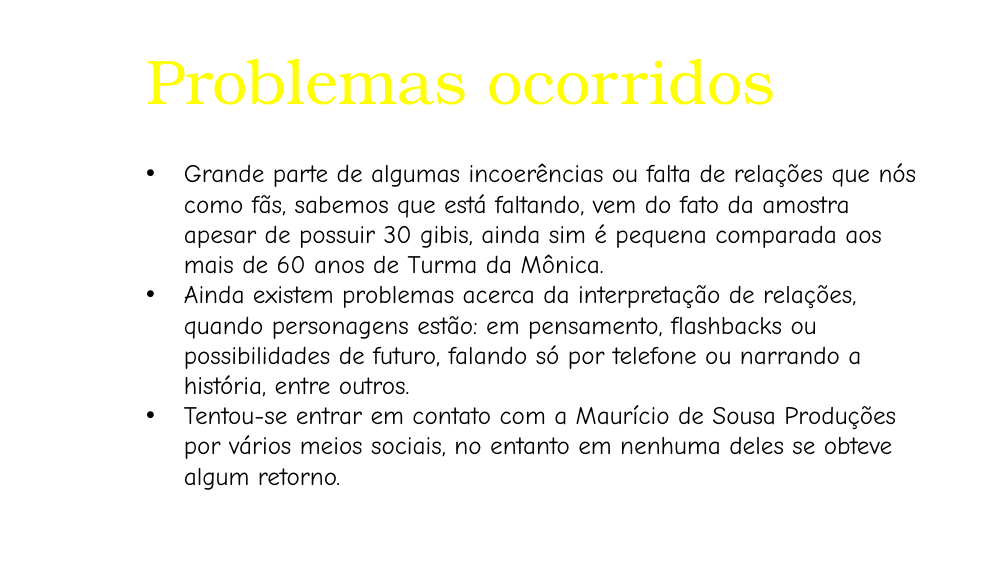
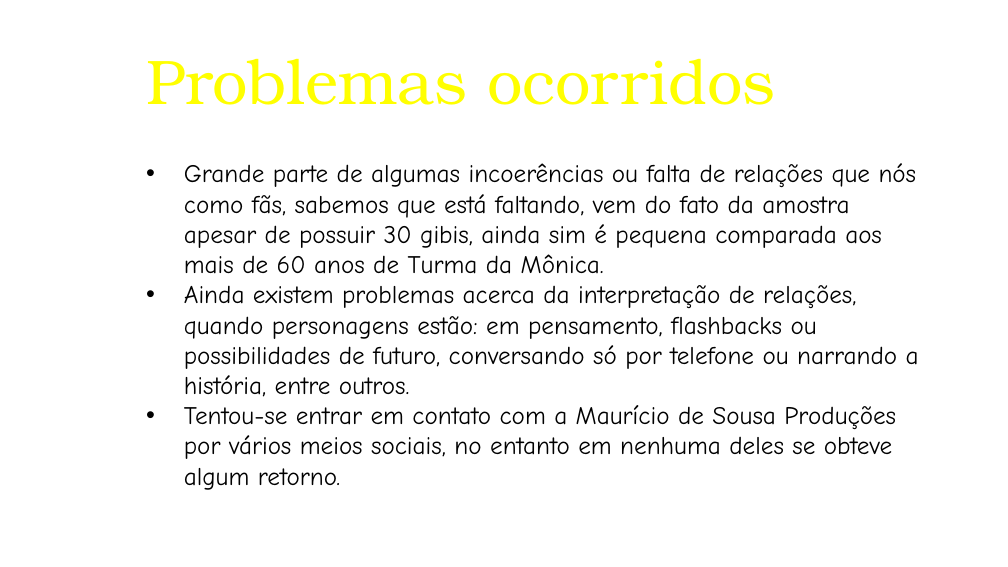
Before and after one commit to jvprimakipr/TDM_TMJ_Network, a slide deck: slide 21 of TeX/Second set/slides.pptx (slide 19 before the commit). Drawn at 1008x567 pixels with LibreOffice and Linux fonts; fonts in the diff are those of the drawing; background and template pictures are left out. Boxes give left, top, right and bottom in pixels: in the first picture for what was removed or moved away, otherwise in the second. Text is boxed around its words. In the diff, an @@ line names an element or a change of style, - is before the commit and + after.

```diff
--- a/TeX/Second set/slides.pptx
+++ b/TeX/Second set/slides.pptx
@@ text at (184,285,919,397): text changed @@
-• Ainda existem problemas acerca da interpretação de relações, quando personagens estão: em pensamento, flashbacks ou possibilidades de futuro, falando só por telefone ou narrando a história, entre outros.
+• Ainda existem problemas acerca da interpretação de relações, quando personagens estão: em pensamento, flashbacks ou possibilidades de futuro, conversando só por telefone ou narrando a história, entre outros.
```
Also in this commit, not shown: 1 other slide changed, 2 slides added, 1 other file.
